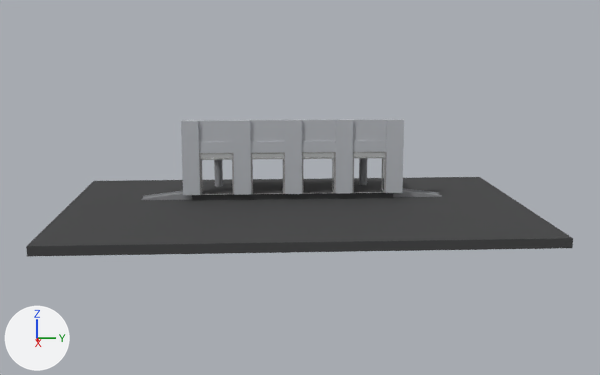
Two versions of the Blender file blender/entrance.blend, one commit apart.
Rendered twice from a 50 mm camera at (40.9, -8.4, 9.6) aimed at (-6.1, -5.8, 0.5). The lights are fixed; the arrows at lower left show +X, +Y and +Z.

In view in the first picture: 'オブジェクト_162', 'オブジェクト_163', 'オブジェクト_164', 'オブジェクト_165', 'オブジェクト_271', 'オブジェクト_272', 'オブジェクト_273', 'オブジェクト_276', 'オブジェクト_277', 'オブジェクト_55', 'オブジェクト_60'.
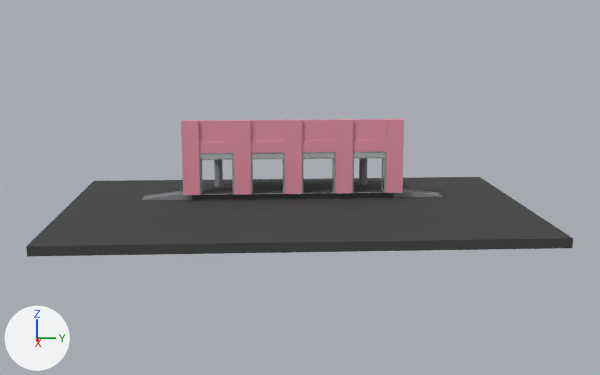
The change, as a list of edits to the scene's bpy script:
```text
Change mat_c_lightgrey:
    mat_c_lightgrey.base_color: (0.485, 0.503, 0.536) -> (0.831, 0.309, 0.413)  # light grey #b9bcc1 -> pink #eb97ac
```

Changed parts and their boxes (x1, y1, x2, y2) in the pictures (600 x 375 px):
'オブジェクト_277', recoloured (grey to pink): (181, 120, 200, 195) in both
'オブジェクト_271', recoloured: (233, 120, 251, 195) in both
'オブジェクト_272', recoloured (grey to pink): (285, 119, 302, 194) in both
'オブジェクト_276', recoloured (grey to pink): (386, 119, 404, 193) in both
'オブジェクト_273', recoloured (grey to pink): (335, 119, 353, 194) in both
'オブジェクト_162', recoloured (grey to pink): (198, 120, 234, 153) in both
'オブジェクト_163', recoloured (grey to pink): (250, 120, 285, 153) in both
'オブジェクト_165', recoloured (grey to pink): (353, 119, 387, 152) in both
'オブジェクト_164', recoloured (grey to pink): (302, 120, 336, 152) in both
